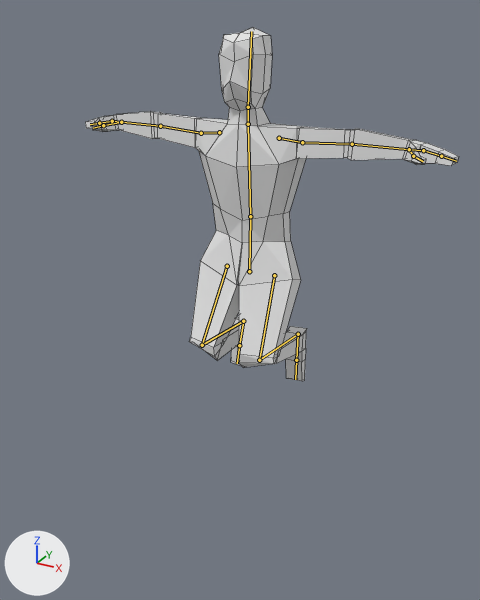
One commit to the Blender file MoodyPixel3D/Assets/Mood/Elements/Humanoid/humanoid.blend: the scene before it, then after it.
The view is the same before and after, from a 50 mm lens placed at (7.77, -14.86, 11.26), pointed at (0.19, -1.07, 4.37). The axes (+X, +Y, +Z) are drawn at lower left. The lights are the same throughout. The bones that bend it are drawn over the model as lines. Mesh edges are drawn as thin lines.

In view in the first picture: 'Dude'.
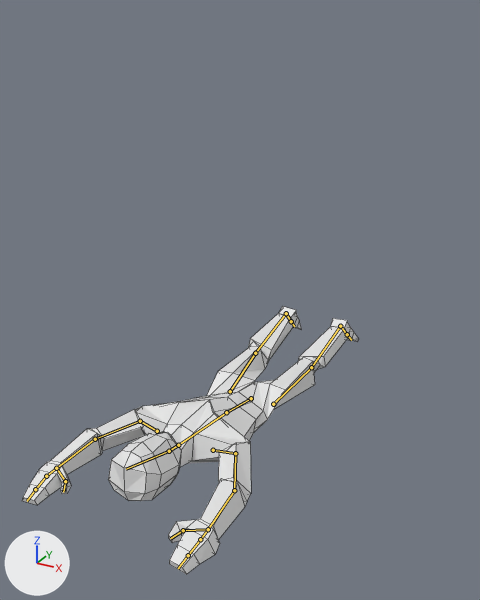
The newer file adds an action. The first version stands in its rest pose; the second is drawn at frame 0 of the action 'FlyFront'.

What differs and where, as boxes (x1, y1, x2, y2) in the pictures (480 x 600 px):
```json
{"object": "Dude", "change": "posed", "before": [85, 27, 459, 381], "after": [22, 307, 359, 574], "on screen": "10% narrower, 25% shorter"}
{"bone": "Hips", "before": "(249, 271) to (250, 216)", "after": "(251, 398) to (226, 412)"}
{"bone": "Feet1.R", "before": "(243, 321) to (239, 345)", "after": "(286, 313) to (291, 321)"}
{"bone": "Feet1.L", "before": "(298, 334) to (296, 360)", "after": "(340, 326) to (347, 334)"}
```

The change, as JSON lines over the scene's bpy script:
```json
{"block": "bone_hips", "where": "bone_hips = bpy.data.objects['DudeArmature'].pose.bones['Hips']"}
{"op": "set", "path": "bone_hips.location", "old": "(0.0, 0.0, 0.0)", "new": "(-0.15, -4.05, 0.06)"}
{"op": "set", "path": "bone_hips.rotation_euler", "old": "(0.0, 0.0, 0.0)", "new": "(-0.559, -0.332, -1.1)", "note": "degrees (0, 0, 0) -> degrees (-32, -19, -63)"}
{"block": "bone_feet1_r", "where": "bone_feet1_r = bpy.data.objects['DudeArmature'].pose.bones['Feet1.R']  # child of 'Leg2.R'"}
{"op": "set", "path": "bone_feet1_r.rotation_quaternion", "old": "(1.0, 0.0, 0.0, 0.0)", "new": "(0.941, 0.334, -0.021, 0.038)", "note": "degrees (0, 0, 0) -> degrees (39, -4, 3)"}
{"block": "bone_feet1_l", "where": "bone_feet1_l = bpy.data.objects['DudeArmature'].pose.bones['Feet1.L']  # child of 'Leg2.L'"}
{"op": "set", "path": "bone_feet1_l.rotation_quaternion", "old": "(1.0, 0.0, 0.0, 0.0)", "new": "(0.941, 0.334, 0.021, -0.038)", "note": "degrees (0, 0, 0) -> degrees (39, 4, -3)"}
{"block": "bone_handik_r", "where": "bone_handik_r = bpy.data.objects['DudeArmature'].pose.bones['HandIK.R']"}
{"op": "set", "path": "bone_handik_r.location", "old": "(0.0, 0.0, 0.0)", "new": "(9.14, -0.1, 7.53)"}
{"op": "set", "path": "bone_handik_r.rotation_quaternion", "old": "(1.0, 0.0, 0.0, 0.0)", "new": "(0.699, 0.034, -0.004, -0.714)", "note": "degrees (0, 0, 0) -> degrees (3, 2, -91)"}
{"block": "bone_legik_r", "where": "bone_legik_r = bpy.data.objects['DudeArmature'].pose.bones['LegIK.R']"}
{"op": "set", "path": "bone_legik_r.location", "old": "(0.0, 0.0, 0.0)", "new": "(-0.23, 6.22, 1.26)"}
{"op": "set", "path": "bone_legik_r.rotation_quaternion", "old": "(1.0, 0.0, 0.0, 0.0)", "new": "(0.995, 0.099, 0.0, 0.005)", "note": "degrees (0, 0, 0) -> degrees (11, 0, 1)"}
{"block": "bone_legik_l", "where": "bone_legik_l = bpy.data.objects['DudeArmature'].pose.bones['LegIK.L']"}
{"op": "set", "path": "bone_legik_l.location", "old": "(0.0, 0.0, 0.0)", "new": "(0.1, 6.26, 1.27)"}
{"op": "set", "path": "bone_legik_l.rotation_quaternion", "old": "(1.0, 0.0, 0.0, 0.0)", "new": "(0.995, 0.099, 0.0, -0.005)", "note": "degrees (0, 0, 0) -> degrees (11, 0, -1)"}
{"block": "bone_handik_l", "where": "bone_handik_l = bpy.data.objects['DudeArmature'].pose.bones['HandIK.L']"}
{"op": "set", "path": "bone_handik_l.location", "old": "(0.0, 0.0, 0.0)", "new": "(-9.16, 0.03, 7.6)"}
{"op": "set", "path": "bone_handik_l.rotation_quaternion", "old": "(1.0, 0.0, 0.0, 0.0)", "new": "(0.712, 0.033, 0.004, 0.701)", "note": "degrees (0, 0, 0) -> degrees (3, -2, 89)"}
```
